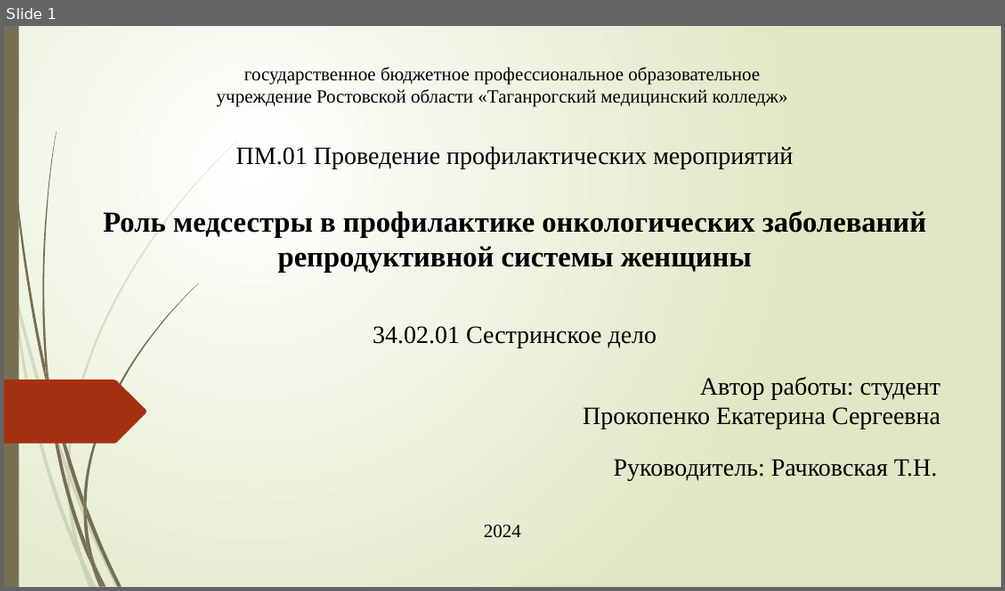
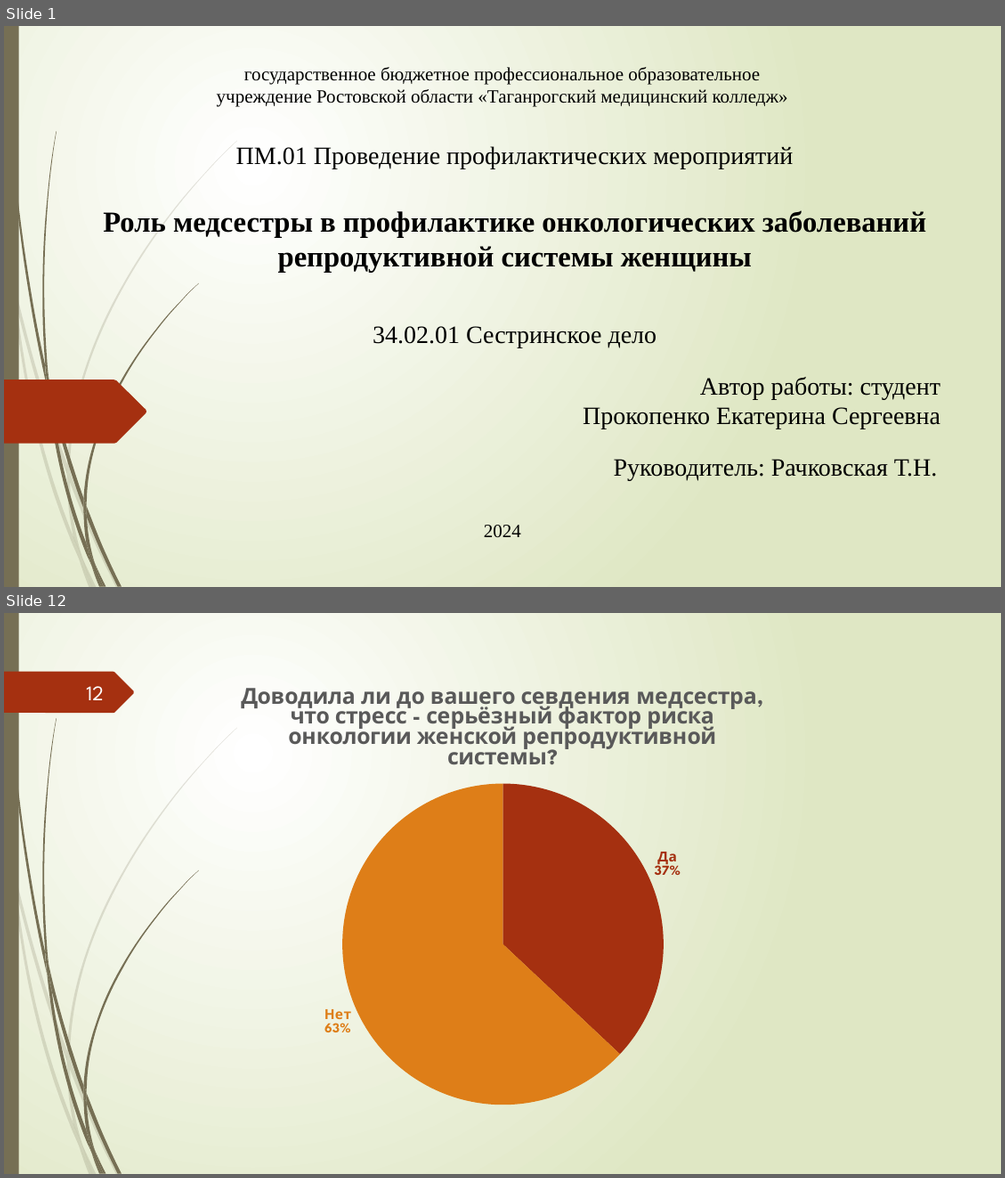
Before and after one commit to cottarius/kate-kurs, a slide deck: ProkopenkoES.pptx. Shown one above the other, each under a label of ours: slide 1 before the commit, slides 1 and 12 after it; the slides between them are not shown. The pictures are 1005x591 and 1005x1178 pixels, drawn with LibreOffice and Linux fonts; fonts in the diff are those of the drawing. Boxes give left, top, right and bottom in pixels: in the first picture for what was removed or moved away, otherwise in the second. Text is boxed around its words. In the diff, an @@ line names an element or a change of style, - is before the commit and + after.

```diff
--- a/ProkopenkoES.pptx
+++ b/ProkopenkoES.pptx
@@ slide 12 added at (4, 613, 1001, 1174), background gradient #FFFFFF to #DFE8C4; not listed: 23 template elements that a slide beside it also shows @@
@@ freeform shape added at (4, 672, 134, 713), fill #A53010 @@
@@ page number added at (86, 686, 104, 700), 20 pt, text #FEFFFF @@
+12
@@ pie chart added at (170, 672, 834, 1116) @@
+title "Доводила ли до вашего севдения медсестра, что стресс - серьёзный фактор риска онкологии женской репродуктивной системы? "
+categories: Да, Нет
+Series 1: 37, 63
```
Also in this commit, not shown: 1 slide changed, 14 other slides added, 2 other files.
